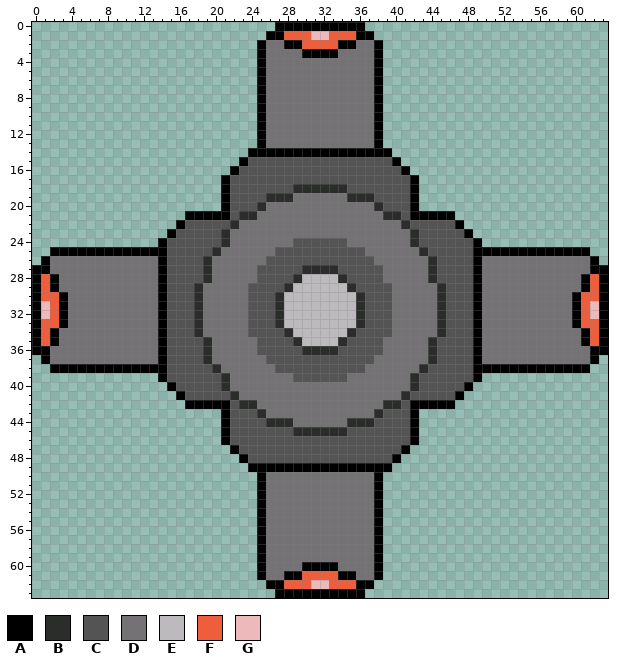
Two states of a pixel-art file, Assets/Enemies/Globbel.aseprite. That is the earlier state.
64x64 pixels, 1 frame.
Palette (. is transparent): A #000000  B #2b2d2a  C #545454  D #747274  E #bcbabc  F #ee5e3d  G #edb9ba
And afterwards:
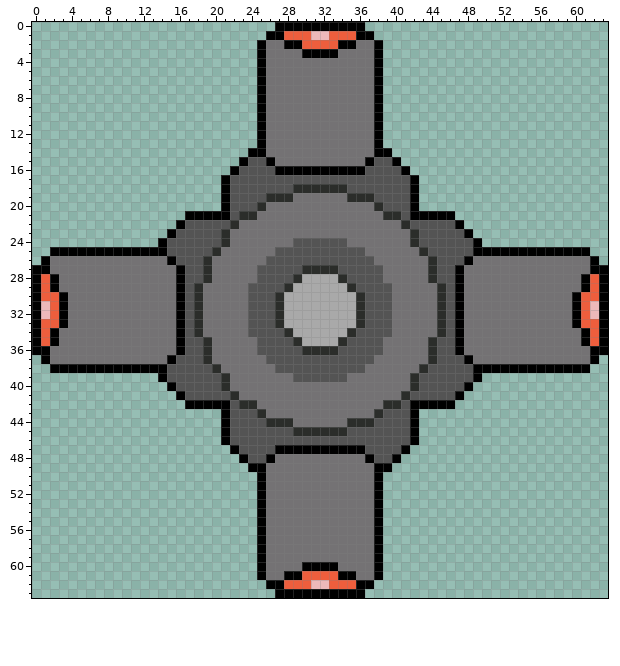
Log entry: more control over how a Globbel shoots
Changes in this commit:
colour E: #bcbabc -> #a9a9a9
Layer "GunBarrels":
y 14: x 26..37 AAAAAAAAAAAA -> DDDDDDDDDDDD
y 15: x 26..37 CCCCCCCCCCCC -> ADDDDDDDDDDA
y 16: x 27..36 CCCCCCCCCC -> AAAAAAAAAA
y 26: x 14..15 AC -> DA; x 48..49 CA -> AD
y 27..36: x 14..16 ACC -> DDA; x 47..49 CCA -> ADD
y 37: x 14..15 AC -> DA; x 48..49 CA -> AD
y 47: x 27..36 CCCCCCCCCC -> AAAAAAAAAA
y 48: x 26..37 CCCCCCCCCCCC -> ADDDDDDDDDDA
y 49: x 26..37 AAAAAAAAAAAA -> DDDDDDDDDDDD
Changed places in both pictures, as pixel boxes (x1, y1, x2, y2):
changed: (266, 148, 374, 175)
changed: (158, 256, 185, 364)
changed: (455, 256, 482, 364)
changed: (284, 274, 356, 346)
changed: (266, 445, 374, 472)
